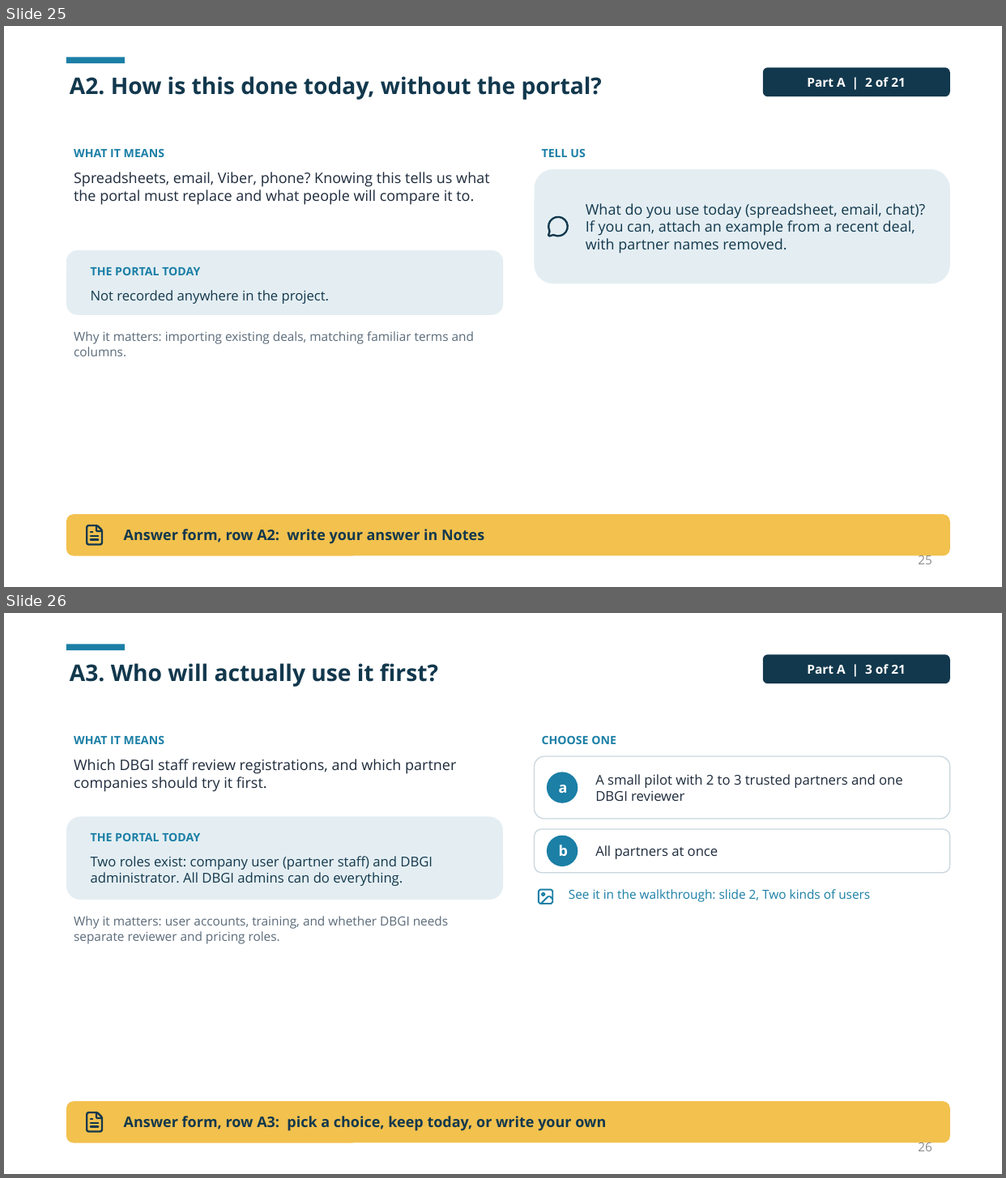
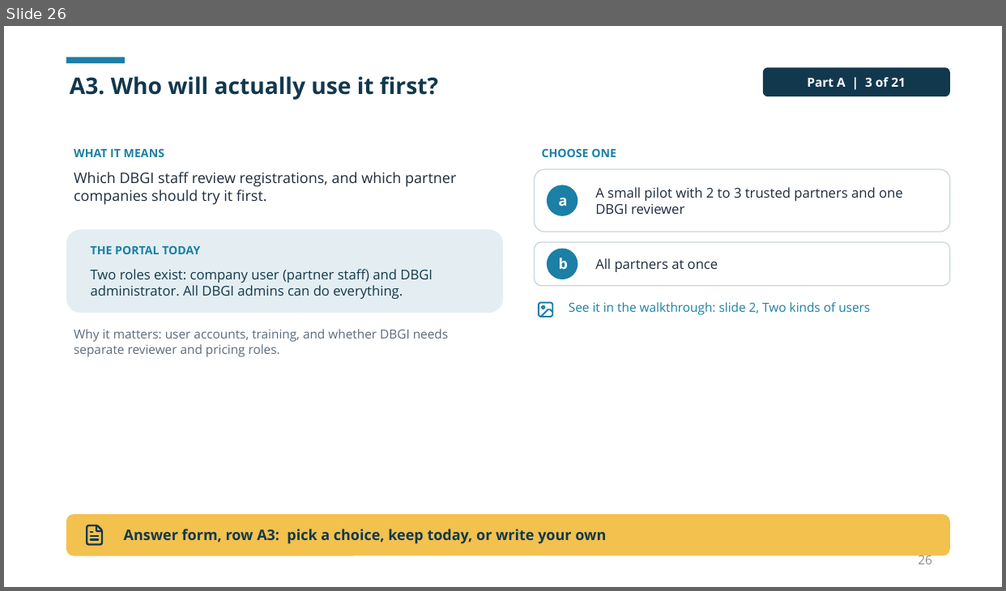
Before and after one commit to dbsuarez/dbgi-deal-registration-portal, a slide deck: docs/guides/Portal User Guide/Using the DBGI Portal.pptx. Shown one above the other, each under a label of ours: slides 25 and 26 before the commit, slide 26 after it. The pictures are 1006x1178 and 1006x591 pixels, drawn with LibreOffice and Linux fonts; fonts in the diff are those of the drawing. Boxes give left, top, right and bottom in pixels: in the first picture for what was removed or moved away, otherwise in the second. Text is boxed around its words. In the diff, an @@ line names an element or a change of style, - is before the commit and + after.

```diff
--- a/docs/guides/Portal User Guide/Using the DBGI Portal.pptx
+++ b/docs/guides/Portal User Guide/Using the DBGI Portal.pptx
@@ slide 25 removed at box(4, 26, 1002, 587), background #FFFFFF @@
@@ rectangle removed at box(66, 58, 125, 63) @@
@@ rounded rectangle removed at box(763, 68, 950, 97) @@
-Part A | 2 of 21
@@ text removed at box(70, 76, 602, 100) @@
-A2. How is this done today, without the portal?
@@ text removed at box(74, 148, 164, 157) @@
-WHAT IT MEANS
@@ rounded rectangle removed at box(534, 169, 950, 284) @@
-What do you use today (spreadsheet, email, chat)? If you can, attach an example from a recent deal, with partner names removed.
@@ text removed at box(542, 149, 585, 157) @@
-TELL US
@@ text removed at box(74, 172, 489, 205) @@
-Spreadsheets, email, Viber, phone? Knowing this tells us what the portal must replace and what people will compare it to.
@@ freeform shape removed at box(547, 216, 570, 238) @@
@@ rounded rectangle removed at box(66, 250, 503, 315) @@
@@ text removed at box(91, 267, 200, 275) @@
-THE PORTAL TODAY
@@ text removed at box(91, 290, 329, 304) @@
-Not recorded anywhere in the project.
@@ text removed at box(74, 331, 474, 356) @@
-Why it matters: importing existing deals, matching familiar terms and columns.
@@ rounded rectangle removed at box(66, 515, 950, 557) @@
@@ freeform shape removed at box(83, 524, 107, 547) @@
@@ text removed at box(124, 529, 484, 544) @@
-Answer form, row A2: write your answer in Notes
@@ page number removed at box(918, 553, 932, 565) @@
-25
```
Also in this commit, not shown: 3 slides changed, 1 slide added, 7 other files.
